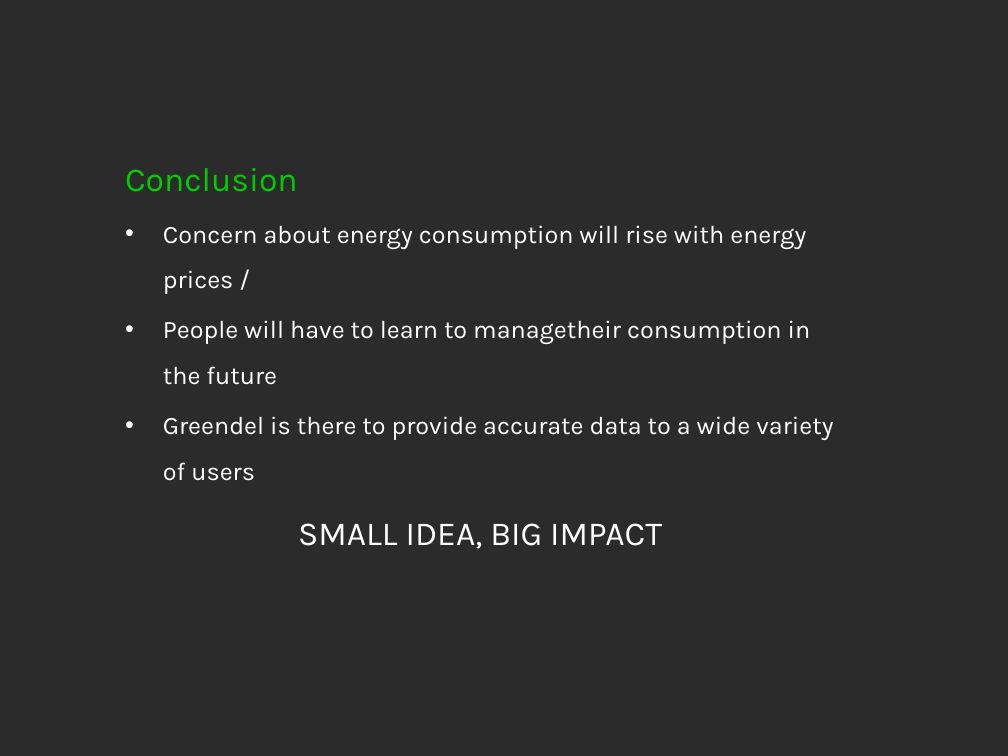
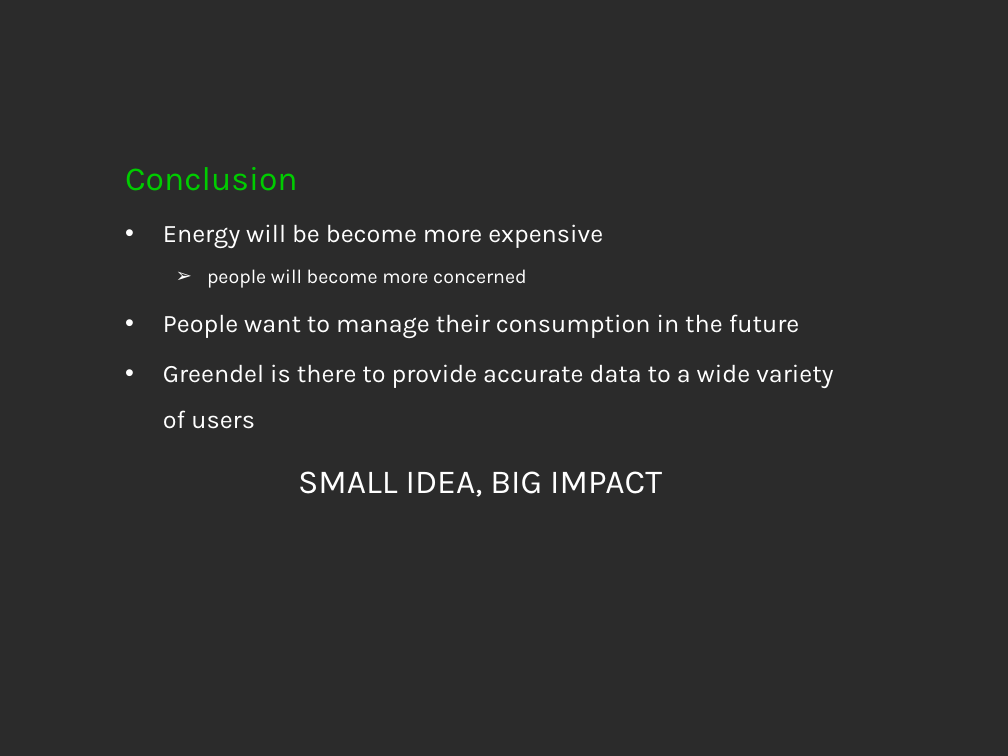
Before and after one commit to aknutas/Greendel, a slide deck: slide 12 of Documents/Greendel presentation/presentation_final_2.pptx (slide 13 before the commit). Drawn at 1008x756 pixels with LibreOffice and Linux fonts; fonts in the diff are those of the drawing; background and template pictures are left out; a plain dark background stands for a picture behind light text. Boxes give left, top, right and bottom in pixels: in the first picture for what was removed or moved away, otherwise in the second. Text is boxed around its words. In the diff, an @@ line names an element or a change of style, - is before the commit and + after.

```diff
--- a/Documents/Greendel presentation/presentation_final_2.pptx
+++ b/Documents/Greendel presentation/presentation_final_2.pptx
@@ text at <box>163,224,800,338</box>: text changed @@
-• Concern about energy consumption will rise with energy prices /
-• People will have to learn to managetheir consumption in the future
+• Energy will be become more expensive
+  ➢ people will become more concerned
+• People want to manage their consumption in the future
```
Also in this commit, not shown: 3 other slides changed, 1 slide added, 2 slides removed, 6 other files.
